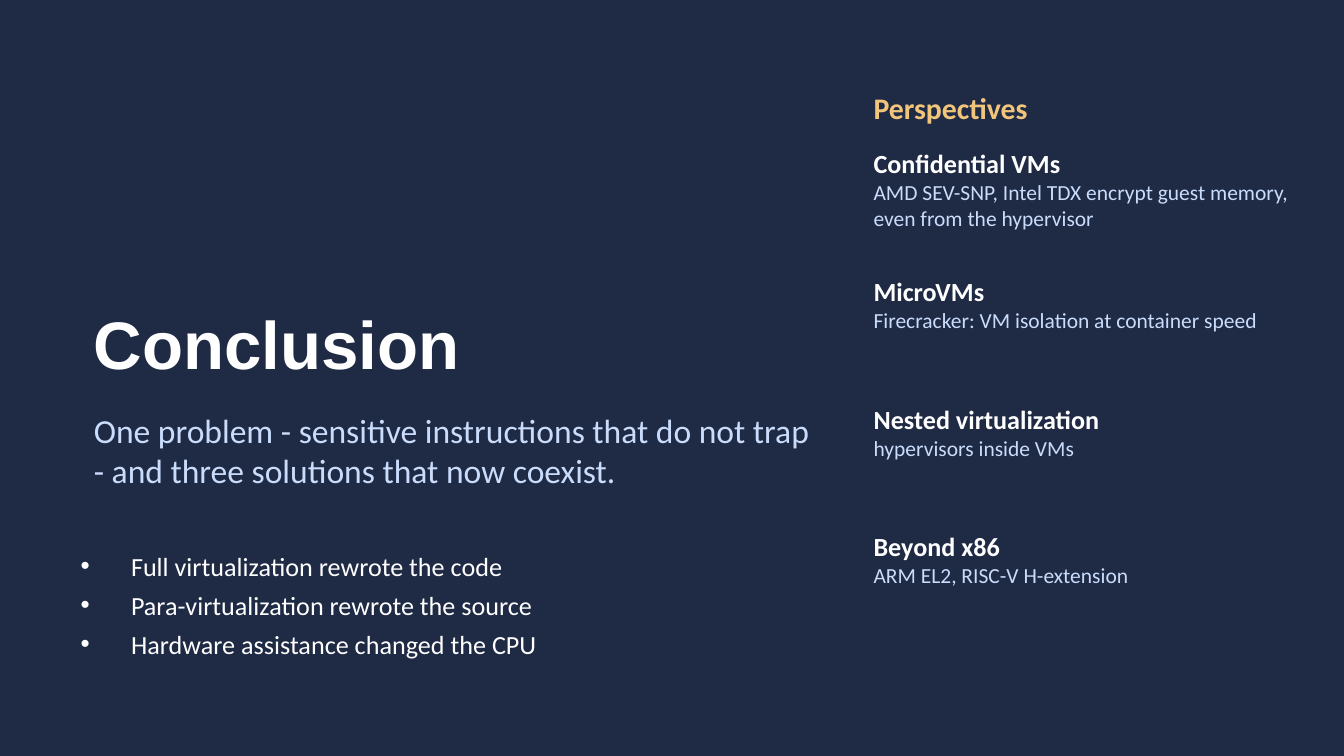
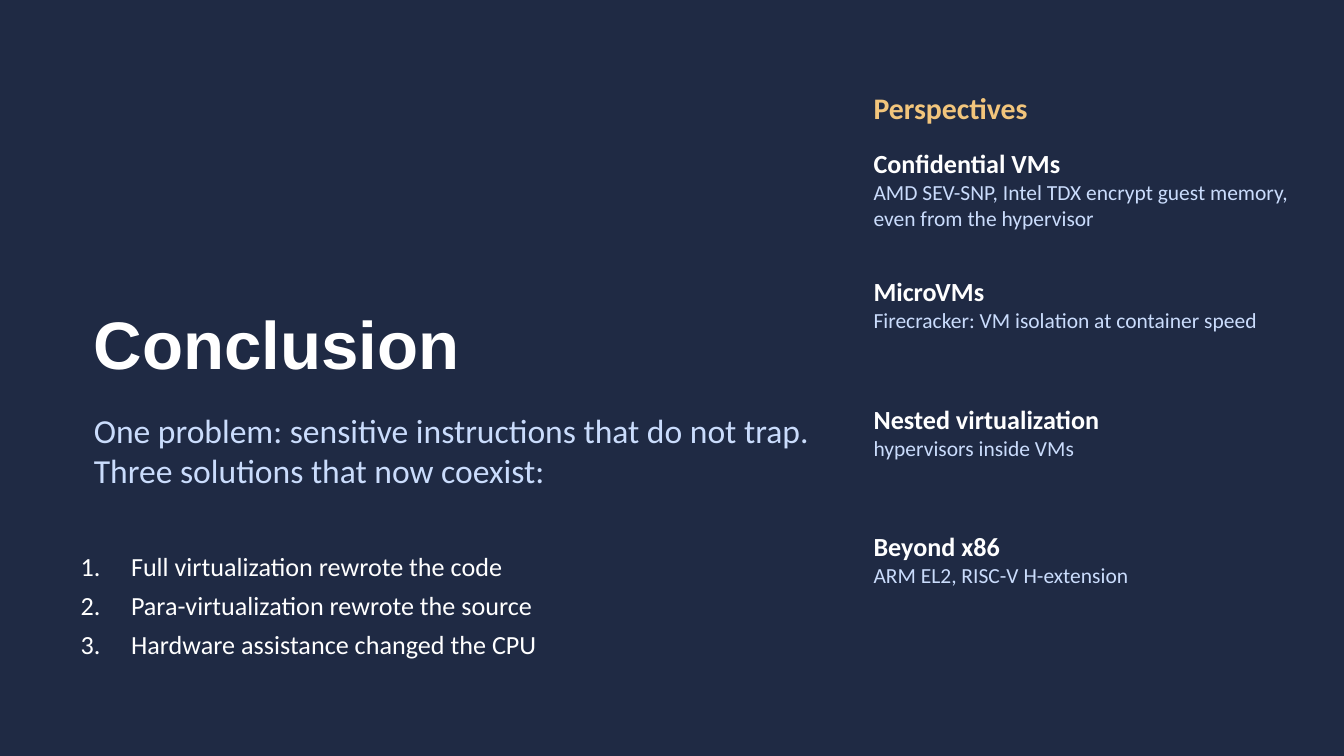
Before and after one commit to aliyassine22/OS-Virtualization, a slide deck: slide 24 of presentation/powerpoint/Virtualization_in_OS.pptx (slide 22 before the commit). Drawn at 1344x756 pixels with LibreOffice and Linux fonts; fonts in the diff are those of the drawing. Boxes give left, top, right and bottom in pixels: in the first picture for what was removed or moved away, otherwise in the second. Text is boxed around its words. In the diff, an @@ line names an element or a change of style, - is before the commit and + after.

```diff
--- a/presentation/powerpoint/Virtualization_in_OS.pptx
+++ b/presentation/powerpoint/Virtualization_in_OS.pptx
@@ text at <box>94,419,808,484</box>: text changed @@
-One problem - sensitive instructions that do not trap - and three solutions that now coexist.
+One problem: sensitive instructions that do not trap. Three solutions that now coexist:
@@ text "Full virtualization rewrote the code" at <box>131,558,536,659</box>: bullet • to 1. @@
```
Also in this commit, not shown: 13 other slides changed, 2 slides added, 16 other files.
